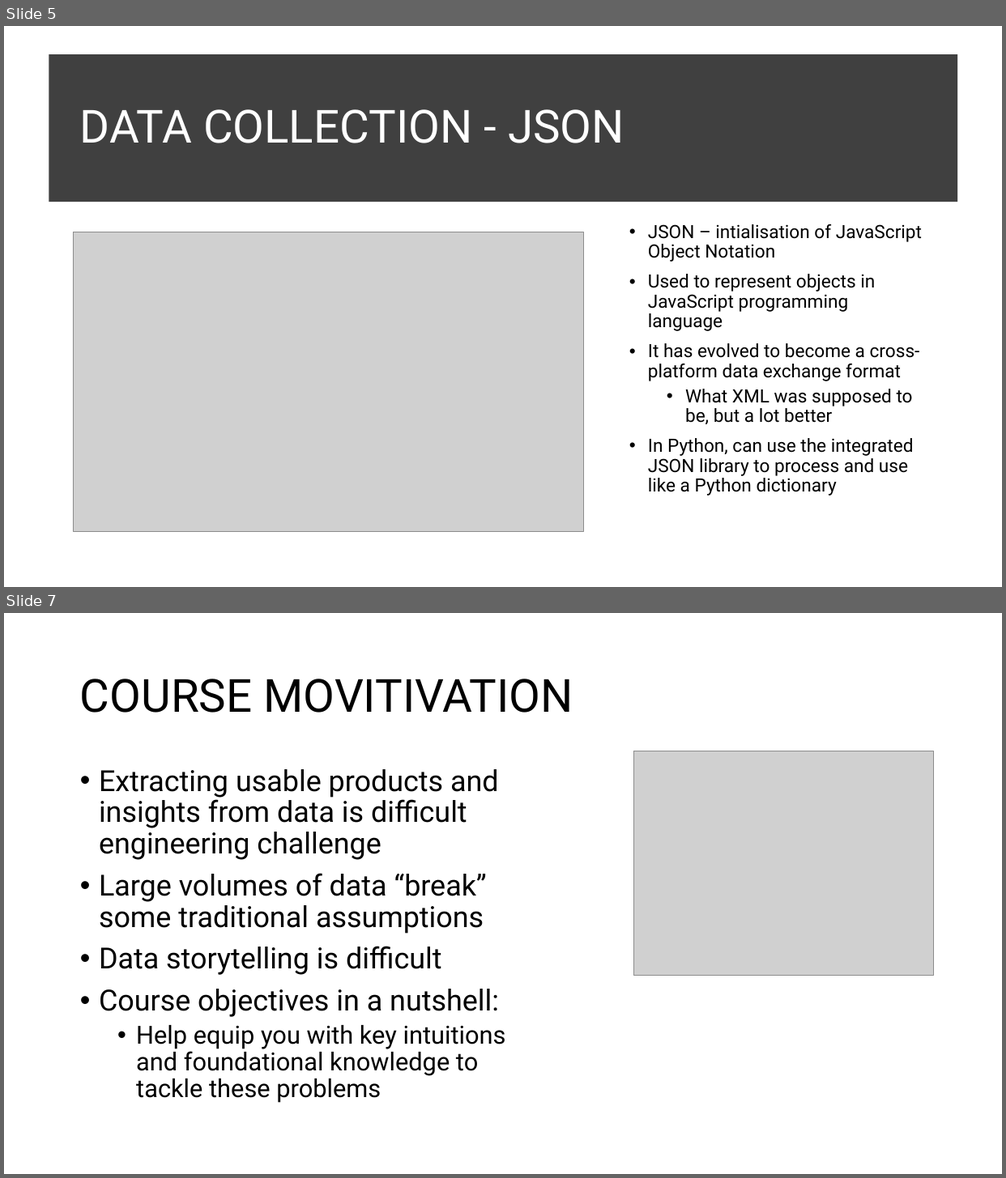
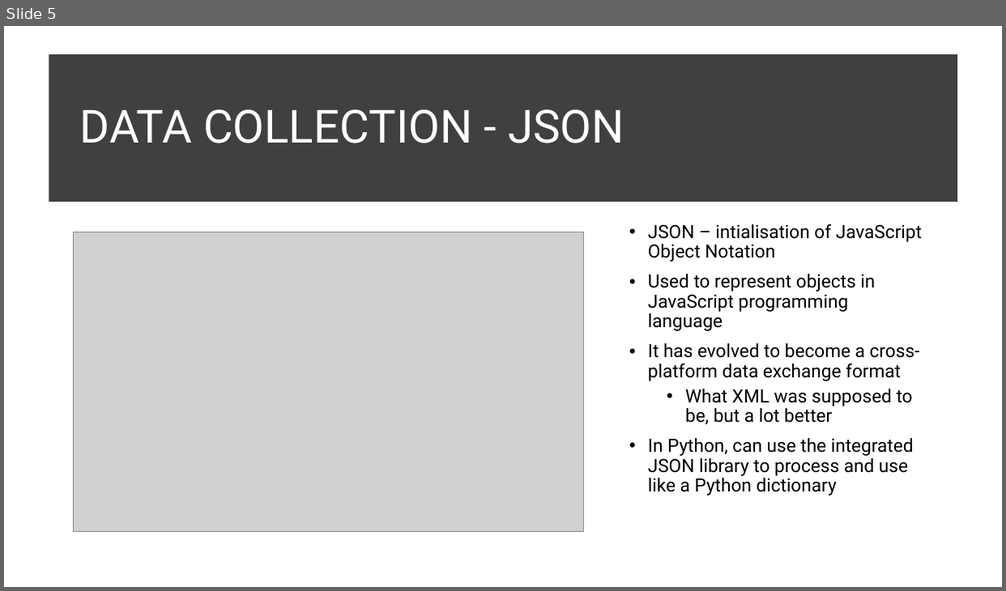
Before and after one commit to InzamamRahaman/COMP6940-2023, a slide deck: Lectures/Lecture 2/COMP6940 Lecture 2.pptx. Shown one above the other, each under a label of ours: slides 5 and 7 before the commit, slide 5 after it; the slides between them are not shown. The pictures are 1006x1178 and 1006x591 pixels, drawn with LibreOffice and Linux fonts; fonts in the diff are those of the drawing; grey boxes stand for pictures. Boxes give left, top, right and bottom in pixels: in the first picture for what was removed or moved away, otherwise in the second. Text is boxed around its words. In the diff, an @@ line names an element or a change of style, - is before the commit and + after.

```diff
--- a/Lectures/Lecture 2/COMP6940 Lecture 2.pptx
+++ b/Lectures/Lecture 2/COMP6940 Lecture 2.pptx
@@ slide 7 removed at bbox=[4, 613, 1002, 1174], background #FFFFFF @@
@@ title removed at bbox=[80, 679, 573, 713] @@
-COURSE MOVITIVATION
@@ picture removed at bbox=[634, 752, 934, 976] @@
@@ text removed at bbox=[99, 769, 506, 1103] @@
-• Extracting usable products and insights from data is difficult engineering challenge
-• Large volumes of data “break” some traditional assumptions
-• Data storytelling is difficult
-• Course objectives in a nutshell:
-  • Help equip you with key intuitions and foundational knowledge to tackle these problems
```
Also in this commit, not shown: 3 slides changed, 4 slides added, 21 other slides removed, 12 other files.
